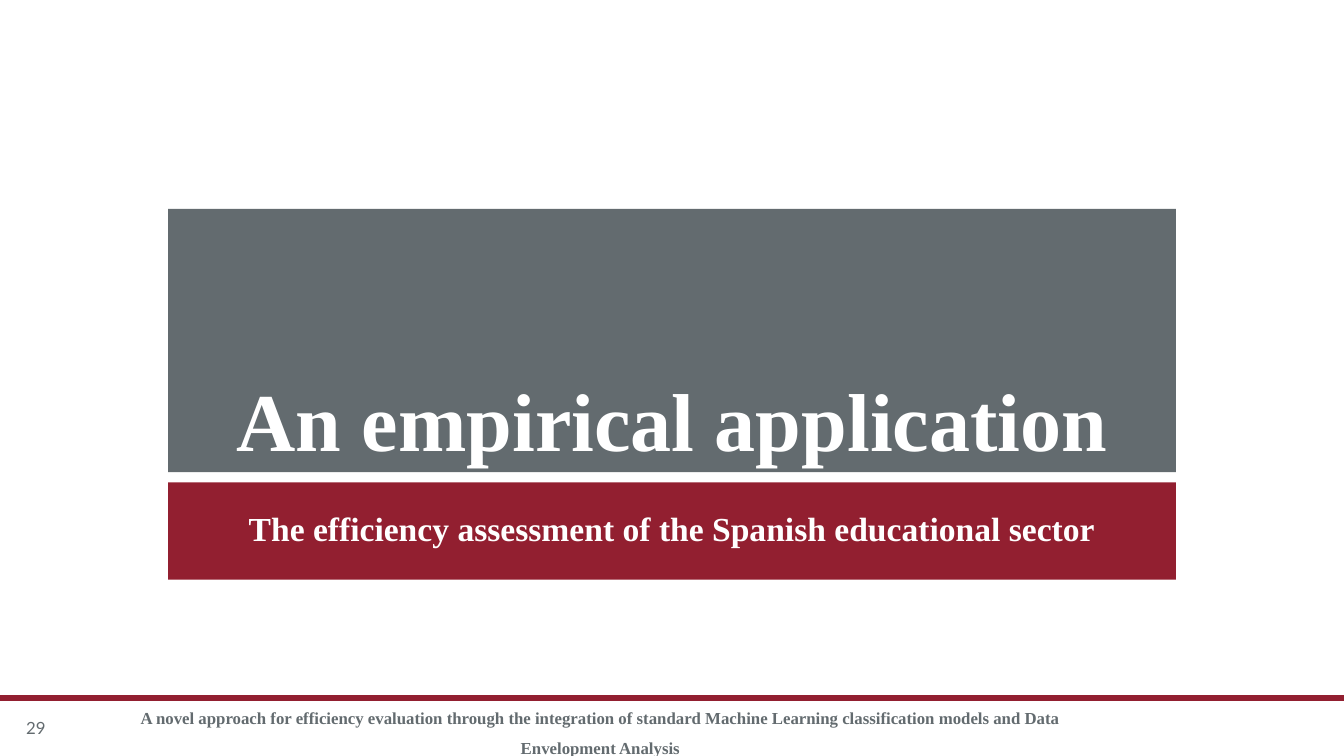
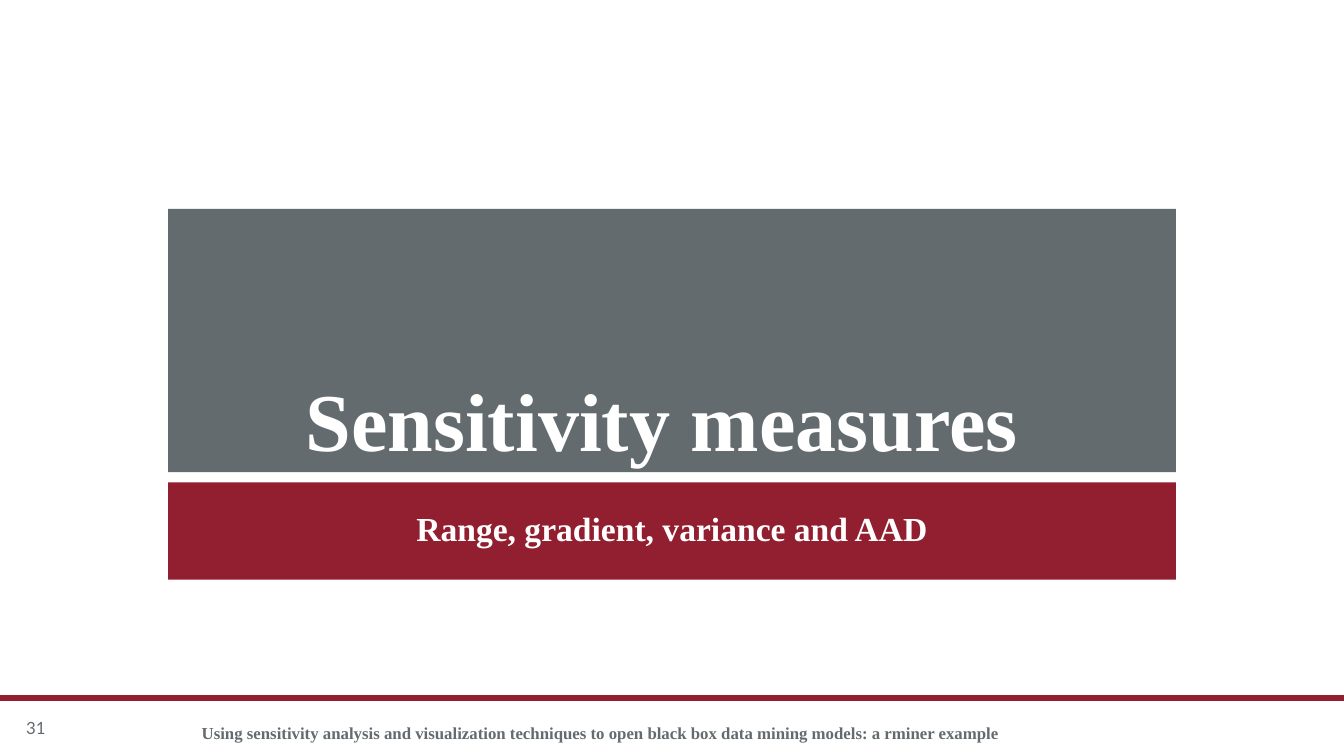
Before and after one commit to rgonzalezmoyano/Cafee, a slide deck: slide 31 of articulo 1 XAI/Apuntes/Sensitivity analysis/Presentación SA.pptx (slide 29 before the commit). Drawn at 1344x756 pixels with LibreOffice and Linux fonts; fonts in the diff are those of the drawing; background and template pictures are left out. Boxes give left, top, right and bottom in pixels: in the first picture for what was removed or moved away, otherwise in the second. Text is boxed around its words. In the diff, an @@ line names an element or a change of style, - is before the commit and + after.

```diff
--- a/articulo 1 XAI/Apuntes/Sensitivity analysis/Presentación SA.pptx
+++ b/articulo 1 XAI/Apuntes/Sensitivity analysis/Presentación SA.pptx
@@ title at [306,394,1018,466]: text changed @@
-An empirical application
+Sensitivity measures
@@ subtitle at [416,517,928,548]: text changed @@
-The efficiency assessment of the Spanish educational sector
+Range, gradient, variance and AAD
@@ page number at [26,722,45,734]: text changed @@
-29
+31
@@ text at [202,727,999,743]: text changed @@
-A novel approach for efficiency evaluation through the integration of standard Machine Learning classification models and Data Envelopment Analysis
+Using sensitivity analysis and visualization techniques to open black box data mining models: a rminer example
```
Also in this commit, not shown: 3 other slides changed, 7 slides added, 3 slides removed, 5 other files.
